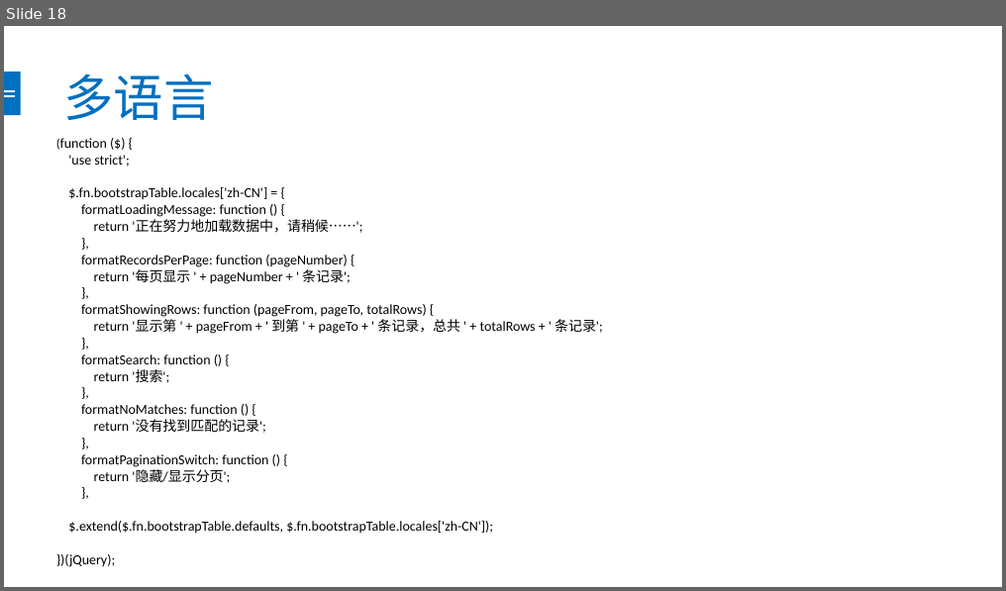
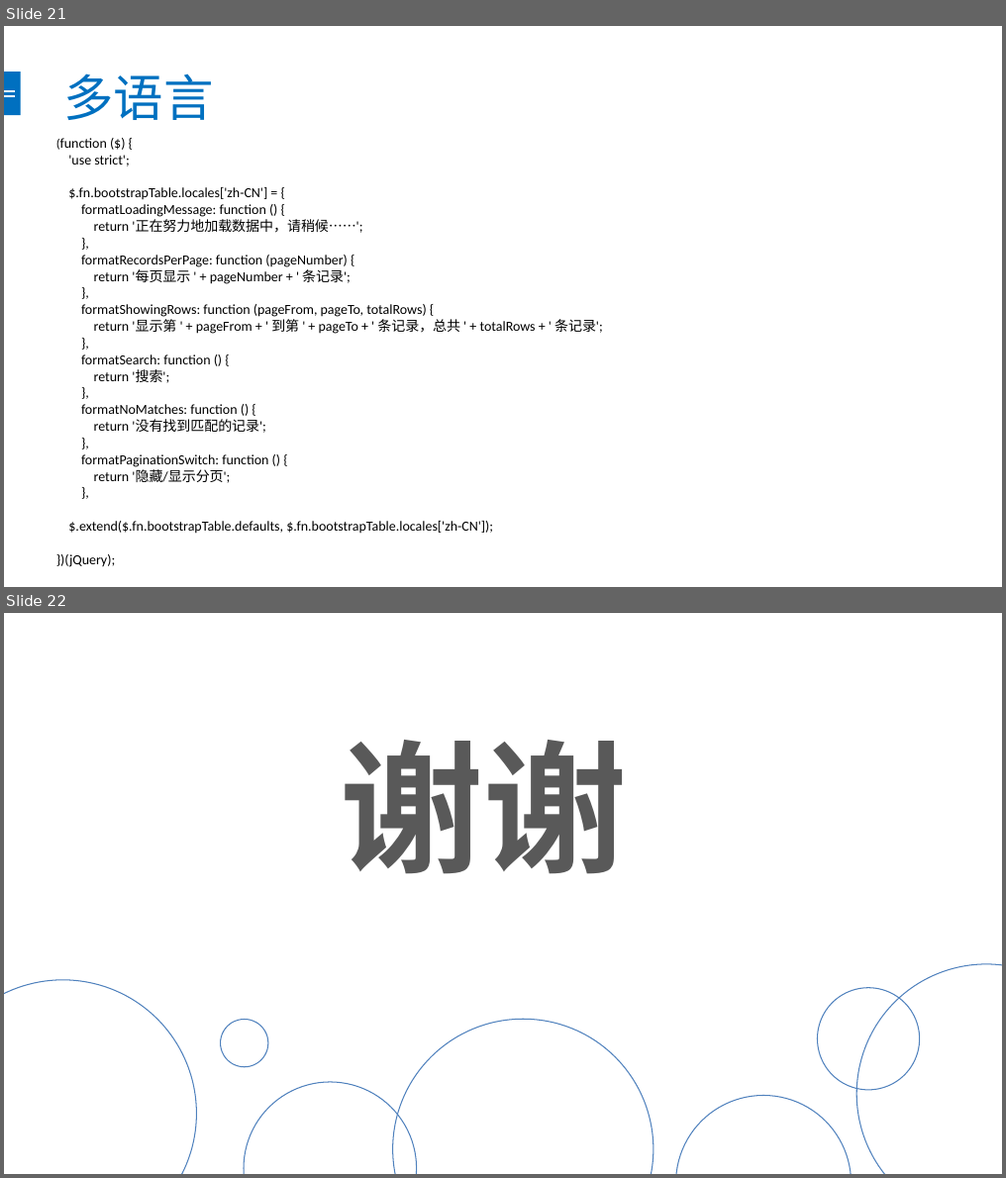
Before and after one commit to chendingguo/workspace, a slide deck: springboot-mybatis-master/bootstrap-table.pptx. Shown one above the other, each under a label of ours: slide 18 before the commit, slides 21 and 22 after it. The pictures are 1006x591 and 1006x1178 pixels, drawn with LibreOffice and Linux fonts; fonts in the diff are those of the drawing. Boxes give left, top, right and bottom in pixels: in the first picture for what was removed or moved away, otherwise in the second. Text is boxed around its words. In the diff, an @@ line names an element or a change of style, - is before the commit and + after.

```diff
--- a/springboot-mybatis-master/bootstrap-table.pptx
+++ b/springboot-mybatis-master/bootstrap-table.pptx
@@ slide 22 added at [4, 613, 1002, 1174], background #FFFFFF; not listed: 3 template elements that a slide beside it also shows @@
@@ rectangle added at [4, 613, 1002, 1173], fill #FFFFFF @@
@@ text added at [340, 740, 627, 874], 103.5 pt, text #595959, bold @@
+谢谢
@@ ellipse added at [856, 964, 1002, 1174], outline #4F81BD 0.75 pt @@
@@ ellipse added at [4, 980, 197, 1174], outline #4F81BD 0.75 pt @@
@@ ellipse added at [818, 988, 919, 1090], outline #4F81BD 0.75 pt @@
@@ ellipse added at [221, 1019, 268, 1067], outline #4F81BD 0.75 pt @@
@@ ellipse added at [393, 1019, 653, 1174], outline #4F81BD 0.75 pt @@
@@ ellipse added at [244, 1082, 416, 1174], outline #4F81BD 0.75 pt @@
@@ ellipse added at [675, 1096, 851, 1174], outline #4F81BD 0.75 pt @@
@@ what was slide 18 is now slide 21 @@
```
Also in this commit, not shown: 6 slides changed, 3 other slides added, 3 slides removed, 29 other files.
